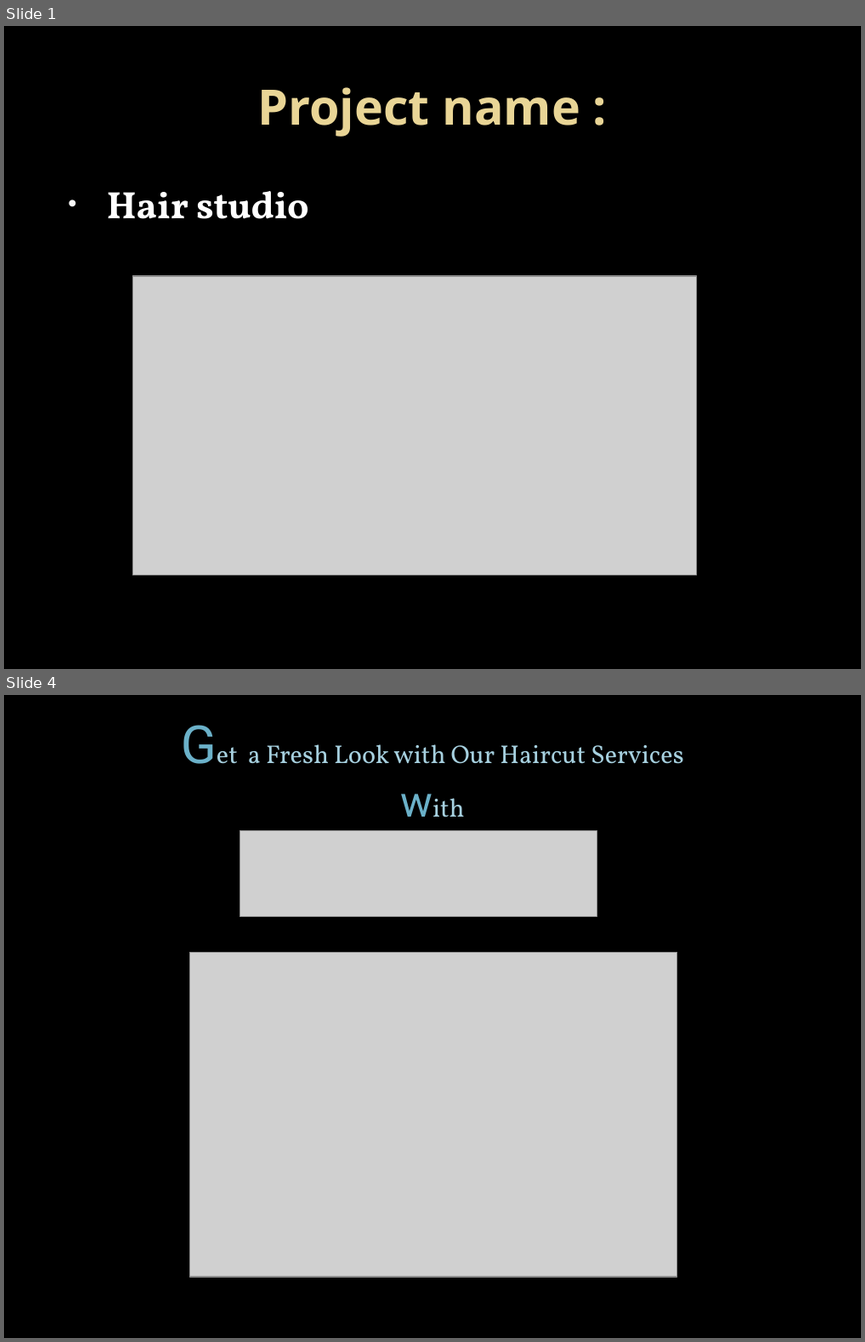
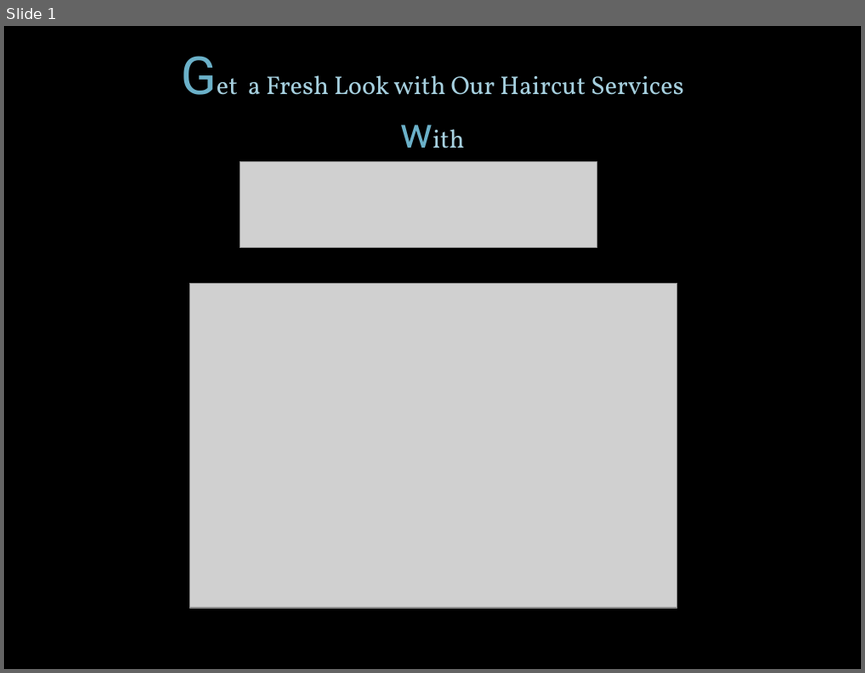
Before and after one commit to pateldev5/final-exam, a slide deck: web.ppt.pptx. Shown one above the other, each under a label of ours: slides 1 and 4 before the commit, slide 1 after it; the slides between them are not shown. The pictures are 865x1342 and 865x673 pixels, drawn with LibreOffice and Linux fonts; fonts in the diff are those of the drawing; grey boxes stand for pictures. Boxes give left, top, right and bottom in pixels: in the first picture for what was removed or moved away, otherwise in the second. Text is boxed around its words. In the diff, an @@ line names an element or a change of style, - is before the commit and + after.

```diff
--- a/web.ppt.pptx
+++ b/web.ppt.pptx
@@ slide 1 removed at [4, 26, 861, 669], background #000000 @@
@@ title removed at [257, 87, 580, 136] @@
-Project name :
@@ text removed at [107, 191, 308, 219] @@
-• Hair studio
@@ picture removed at [132, 276, 696, 575] @@
@@ what was slide 4 is now slide 1 @@
```
Also in this commit, not shown: 1 slide changed, 3 other slides removed.
